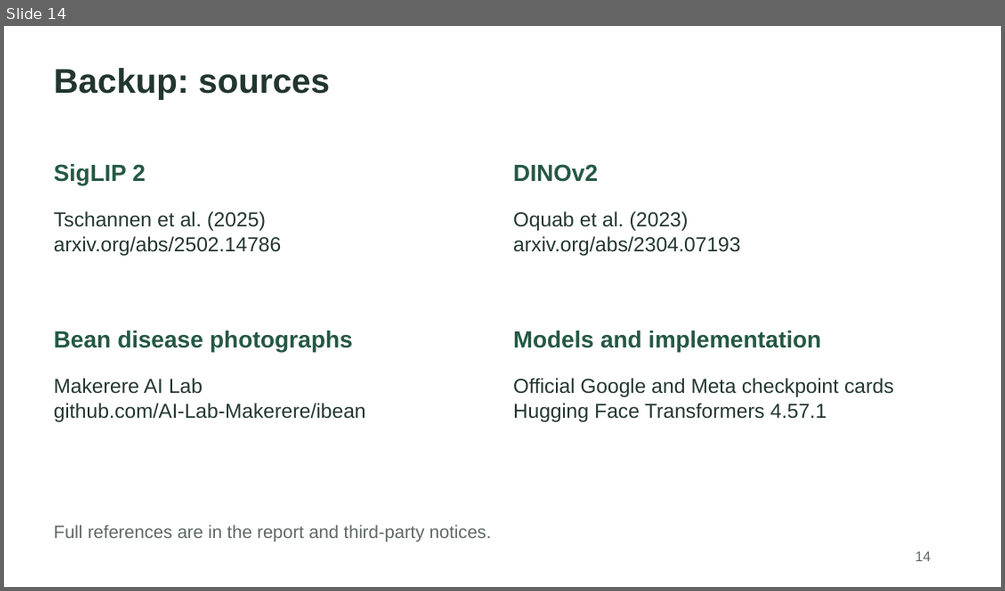
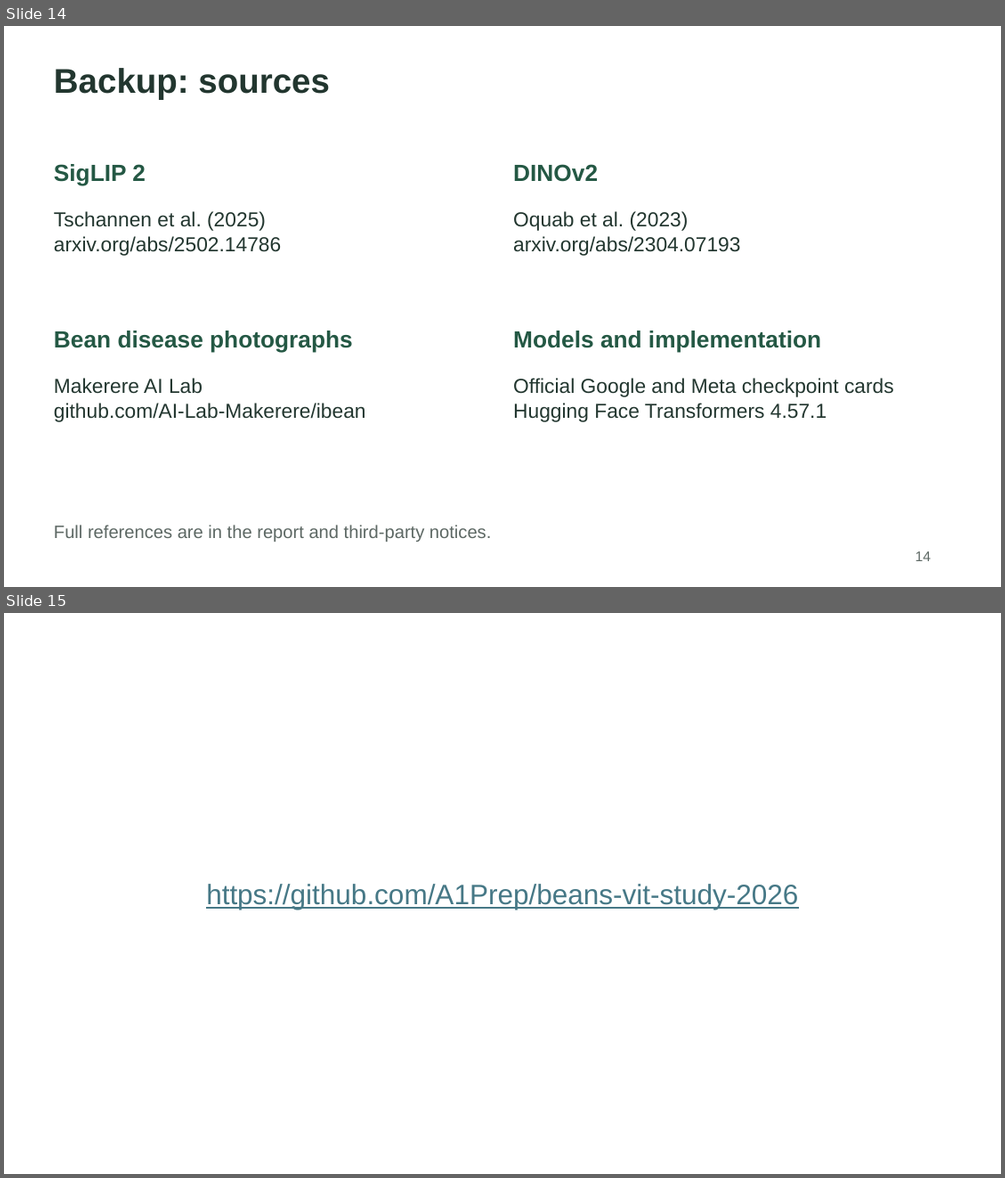
Before and after one commit to A1Prep/beans-vit-study-2026, a slide deck: report/presentation/bean_leaf_presentation.pptx. Shown one above the other, each under a label of ours: slide 14 before the commit, slides 14 and 15 after it. The pictures are 1005x591 and 1005x1178 pixels, drawn with LibreOffice and Linux fonts; fonts in the diff are those of the drawing. Boxes give left, top, right and bottom in pixels: in the first picture for what was removed or moved away, otherwise in the second. Text is boxed around its words. In the diff, an @@ line names an element or a change of style, - is before the commit and + after.

Commit message:
Add final slide linking to the public GitHub repository

```diff
--- a/report/presentation/bean_leaf_presentation.pptx
+++ b/report/presentation/bean_leaf_presentation.pptx
@@ slide 15 added at <box>4,613,1001,1174</box>, background #FFFFFF @@
@@ text added at <box>206,884,798,909</box>, 27 pt, text #467886, underline @@
+https://github.com/A1Prep/beans-vit-study-2026
```
Also in this commit, not shown: 8 other files.
